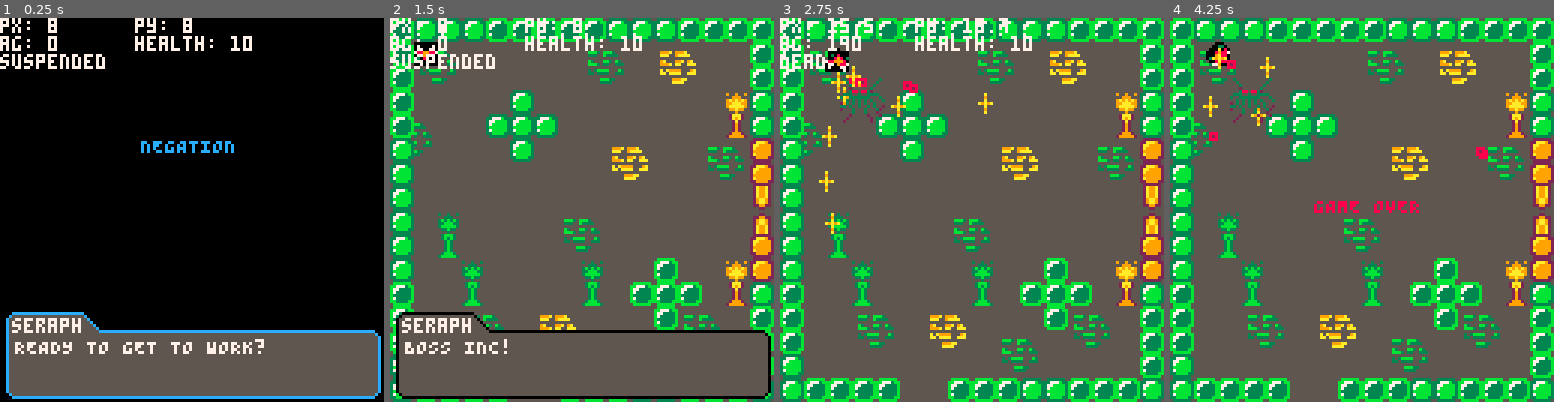
Above: before the commit, frames 1-4 (left to right).
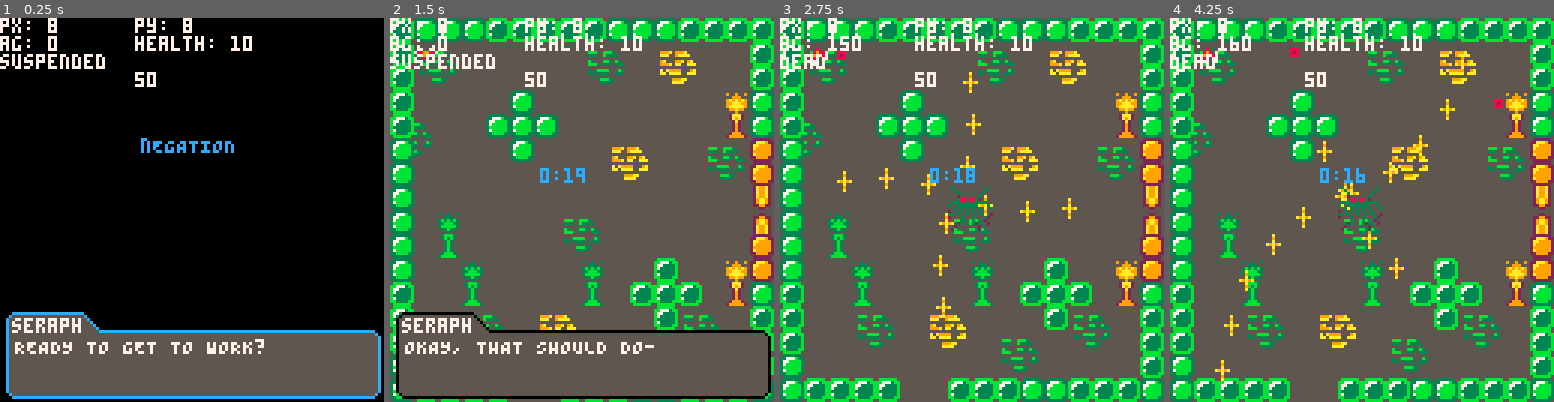
Above: after the commit, the same moments.

Repository: kbrewington/Negation
Game: PICO-8 cartridge negation.p8
The game is run twice, just before and just after one commit, with the same random seed, the same clock (stepped at 60 frames per second) and the same inputs.
Inputs:
- Up to frame 1 (0.25 s): no input
- Up to frame 2 (1.5 s): tap X (X key) at 0.33, 1.07 s; tap O (Z key) at 0.7 s
- Up to frame 3 (2.75 s): hold Right 1.6-2.1 s; tap O (Z key) at 1.7, 2.1, 2.5 s; tap X (X key) at 1.85 s; hold Up 2.15-2.42 s; hold Right from 2.47 s (still down)
- Up to frame 4 (4.25 s): tap O (Z key) every 0.4 s from 2.9 to 4.1 s; tap X (X key) at 2.97, 4.08 s; release Right at 3.03 s; hold Left 3.08-3.58 s; hold Down 3.63-3.97 s; hold Right from 4.02 s (still down)

The runs differ from the first frame. In frame 1, 0.2% of the frame differs, in the area x 35-41%, y 14-33%; in frame 2, 1.3%; in frame 3, 3.4%; in frame 4, 4.6%, in the area x 0-87%, y 0-95%.

Commit message:
Added Boss Health
Added a health system to the boss and player is now able ot kill the boss.

Diff:
--- a/negation.p8
+++ b/negation.p8
@@ -16,9 +16,13 @@
 player.current_dash_speed = 0
 player.dash_speed = 15
 player.dash_threshold = {.05, .2}
+player.bullet_spread = 5
 player.health = 10
-player.immune_time = .5
+player.immune_time = 2
 player.last_hit = 0
+player.b_count = 0
+Boss_health=50
+
 
 wall_fwd = false
 wall_bck = false
@@ -36,7 +40,6 @@
 map_.sx = 0
 map_.sy = 0
 
-titlescreen = true
 wait = {}
 wait.controls = false
 wait.dialog_finish = false
@@ -60,7 +63,8 @@
                   [c.up_arrow] = false,
                   [c.down_arrow] = false}
 
-basic_enemies = {}
+enemy_table  = {}
+enemy_spawned = {}
 player_bullets = {}
 enemy_bullets = {}
 
@@ -94,28 +98,39 @@
 --[[
   enemy object
 ]]
-function enemy(spawn_x, spawn_y)
+function enemy(spawn_x, spawn_y, type, time)
   local e = {}
-  e.sprite = 132
-  e.angle = 360
+  e.x = spawn_x
+  e.y = spawn_y
   e.speed = .35
-  e.x = (spawn_x or 20)
-  e.y = (spawn_y or 20)
-  e.hitbox = {['x'] = e.x,
-              ['y'] = e.y,
-              ['dx'] = e.x + 7,
-              ['dy'] = e.y + 7}
-  e.update_hitbox = function(x, y)
-                      e.hitbox.x = x
-                      e.hitbox.y = y
-                      e.hitbox.dx = x + 7
-                      e.hitbox.dy = y + 7
-                    end
+  e.time = time
+
+  if type == "basic" then
+    e.sprite = 132
+    e.angle = 360
+    e.speed = .35
+  end
+
   e.move = function()
-              path = minimum_neighbor(node(e.x, e.y), node(player.x, player.y))
-              e.x = path.x
-              e.y = path.y
-              e.update_hitbox(e.x, e.y)
+              -- local next = a_star(e)
+              -- if next ~= nil then
+              --   local new_x = next[1]*8
+              --   local new_y = next[2]*8
+              --   local xsign = 1
+              --   local ysign = 1
+              --   if new_x > e.x then
+              --     xsign = -1
+              --   end
+              --   if new_y > e.y then
+              --     ysign = -1
+              --   end
+              --   e.x = e.x - (xsign*e.speed)
+              --   e.y = e.y - (ysign*e.speed)
+              -- else
+                path = minimum_neighbor(node(e.x, e.y), node(player.x, player.y))
+                e.x = path.x
+                e.y = path.y
+              -- end
            end
 
   return e
@@ -152,9 +167,11 @@
   b.sprite = sprite
   b.bullet_speed = 2
   b.bullet_spread = 7
+  b.immune_time=1
+  b.last_hit=0
   b.pattern = {90, 180, 270, 360}
   b.update = function()
-                 b.angle = (b.angle + 1)%360
+                 b.angle = (b.angle+1)%360
                  for i=0,3 do
                    if b.angle%b.bullet_spread == 0 then
                      add(enemy_bullets, bullet(b.x, b.y, (b.angle + (90*i)), 130, false))
@@ -177,6 +194,7 @@
 
   print(costatus(game), 0, 12, 7)
   print("", 45, 12, 7)
+  print(Boss_health)
 
 end
 
@@ -210,6 +228,11 @@
 
 function bullet_collision(sp, b)
   return (b.x > sp.x+4 or b.x+4 < sp.x or b.y > sp.y+4 or b.y+4<sp.y) == false
+end
+
+function boss_collision(sp, b)
+
+  return (b.x > sp.x+16 or b.x+16 < sp.x or b.y > sp.y+16 or b.y+16<sp.y) == false
 end
 
 -- http://lua-users.org/wiki/simpleround
@@ -236,7 +259,11 @@
    xx=flr(dx*ca-dy*sa+x0)
    yy=flr(dx*sa+dy*ca+y0)
    if (xx>=0 and xx<sw and yy>=0 and yy<=sh) then
-    pset(x+ix,y+iy,sget(sx+xx,sy+yy))
+    if sget(sx+xx, sy+yy) == 0 then
+      pset(x+ix, y+iy, pget(x+ix, y+iy))
+    else
+      pset(x+ix,y+iy, sget(sx+xx,sy+yy))
+    end
    end
   end
  end
@@ -279,96 +306,86 @@
   player.last_time[n] = time()
 end
 
---[[
-    get min
-]]
-function get_min(list)
-  local min = inf
-  min_idx = 0
-  for v, k in pairs(list) do
-    if k < min then
-      min = k
-      min_idx = v
-    end
-  end
-  return min_idx
-end
-
-function match(item, indict)
-  for i,v in pairs(indict) do
-    if i == item then
-      return i
-    end
-  end
-end
-
-function not_empty(dict)
-  for k,v in pairs(dict) do
-    return true
-  end
-  return false
-end
---]]
-
---[[
-    basic enemy ai pathfinding
-    -- todo break ties in a lifo manner
-]]
-function astar(start, goal)
-  speed = enemy().speed
-  map = {}
-  closedset = {}
-  openset = {}
-  camefrom = {}
-  gscore = {}
-  fscore = {}
-  map.x = 128
-  map.y = 120
-  openset[start] = true
-  gscore[start] = 0
-  fscore[start] = start.distance(goal)
-  while not_empty(openset) do
-    current = match(get_min(fscore), openset) -- or get_first(openset)
-    if current.equals(goal) then
-      return get_path(camefrom, current)
-    end
-    del(openset, current)
-    -- add(closedset, current)
-    closedset[current] = true
-    -- check all adjacent nodes
-    for i=-1,1 do
-      for j=-1,1 do
-        nx = current.x+(i*speed)
-        ny = current.y+(j*speed)
-        if 0 < nx and nx < map.x and 0 < ny and ny < map.y then
-          neighbor = node(nx, ny)
-          -- check if neighbor is in closed set
-          if not closedset[neighbor] then
-            -- check if neighbor is not in open set (add to open set if not)
-            if not openset[neighbor] then
-              openset[neighbor] = true
-            end
-            -- distance from start to neighbor
-            tentative_gscore = gscore[current] + current.distance(neighbor)
-            if tentative_gscore < (gscore[neighbor] or inf) then
-              camefrom[neighbor] = current
-              gscore[neighbor] = tentative_gscore
-              fscore[neighbor] = gscore[neighbor] + neighbor.distance(goal)
-            end
-          end
-        end
-      end -- end j for
-    end --end i for
-  end -- end while
-  return {node(40, 61)}
-end -- end func
+function get_neighbors(x,y)
+	local dirs = {{1,0}, {0,1}, {1,1}, {-1,0}, {0,-1}, {-1,-1}, {-1,1}, {1,-1}}
+	local neighs = {}
+	for d in all(dirs) do
+		local neighbor = {x+d[1], y+d[2]}
+		if check(neighbor[1], neighbor[2]) then
+			add(neighs, neighbor)
+		end
+	end
+
+	return neighs
+end
+
+function a_star(e, debug)
+	local path={}
+	local start={flr(e.x/8), flr(e.y/8)}
+	local flood={start}
+
+	local camefrom={}
+	camefrom[idx(start)] = nil
+
+	while #flood > 0 do
+		local current = flood[1]
+
+		if (current[1] == flr(player.x/8) and current[2] == flr(player.y/8)) then
+      break
+    end
+
+		local neighbors = get_neighbors(current[1], current[2])
+
+		if #neighbors > 0 then
+			for n in all(neighbors) do
+				if camefrom[idx(n)] == nil and not contains(camefrom, n) then
+					add(flood,n)
+					camefrom[idx(n)] = current
+
+					if debug then
+						rectfill(n[1]*8, n[2]*8, (n[1]*8)+7, (n[2]*8)+7)
+						flip()
+					end
+
+				end
+			end
+		end
+
+		del(flood,current)
+	end
+
+	local current = {flr(player.x/8), flr(player.y/8)}
+	while camefrom[idx(current)] ~= nil do
+    add(path,current)
+		current = camefrom[idx(current)]
+	end
+  return path[#path-1]
+end
+
+function contains(t,v)
+	for k,val in pairs(t) do
+		if (val[1] == v[1] and val[2] == v[2]) return true
+	end
+	return false
+end
+
+function idx(t)
+	return t[1].."_"..t[2]
+end
+
+function check(x,y)
+	if x <= 15 and x > 0 and y <= 15 and y > 0 then
+		local val = mget(x,y)
+    return (not fget(val, 0))
+  end
+end
 
 function minimum_neighbor(start, goal)
   local map = {}
   map.x = 128
   map.y = 120
   local minimum_dist = inf
-  local min_node = nil
+  local min_node = start
     for i=-1,1 do
       for j=-1,1 do
         local nx = start.x+(i*enemy().speed)
@@ -386,36 +403,6 @@
     return min_node
 end
 
-function is_in(table, key)
-  for k, v in pairs(table) do
-    if key == k then return true end
-  end
-  return false
-end
-
---[[
-    reconstruct path
-]]
-function get_path(camefrom, current)
-  total_path = {}
-  add(total_path, current)
-  while is_in(camefrom, current) do
-    current = camefrom[current]
-    add(total_path, current)
-  end
-  return total_path
-end
-
---[[
-    get first item from a table of key, pairs
-    todo: find a better way to do this
-]]
-function get_first(table)
- for k, v in all(table) do
-   return k
- end
-end
-
 --[[
   shoot: create bullet objects and add them to the 'bullets' table
 ]]
@@ -436,10 +423,49 @@
   end
 end
 
+function spawnenemies()
+  for enemy in all(enemy_table) do
+    if time() - wait.start_time >= enemy.time then
+      add(enemy_spawned, enemy)
+      del(enemy_table, enemy)
+    end
+  end
+
+  if #enemy_table == 0 then
+    spawn_enmies = false
+    if not wait.timer then detect_killed_enemies = true end
+  end
+end
+
+function detect_kill_enemies()
+  if #enemy_spawned == 0 then
+    detect_killed_enemies = false
+    coresume(game)
+  end
+end
+
 function kill_all_enemies()
-  for e in all(basic_enemies) do
-    del(basic_enemies, e)
-    e = nil
+  for e in all(enemy_table) do
+    del(enemy_table, e)
+  end
+
+  for e in all(enemy_spawned) do
+    del(enemy_spawned, e)
+  end
+end
+
+function drawcountdown()
+  local countdown = flr((wait.start_time + wait.end_time) - time())
+  local hours = flr(countdown/3600);
+  local mins = flr(countdown/60 - (hours * 60));
+  local secs = flr(countdown - hours * 3600 - mins * 60);
+  if secs < 10 then secs = "0" .. secs end
+
+  print(mins .. ":" .. secs, 50, 50, 12)
+
+  if countdown == 0 then
+    wait.timer = false
+    coresume(game)
   end
 end
 
@@ -448,16 +474,15 @@
 ]]
 function dialog_seraph(dialog)
   wait.dialog_finish = true
-  local dialog = dialog or {}
+
   local bck_color = dialog.bck_color or 5
   local brd_color = dialog.brd_color or 0
   local fnt_color = dialog.fnt_color or 7
-
-  local d = dialog.text or "I WAS GOING TO SAY SOMETHING..BUT I FORGOT."
-
-  if titlescreen then
+  local d = dialog.text
+
+  if not titlescreen then
     rectfill(0, 0, 127, 127, 0)
-    print("NEGATION", 47, 40, 12)
+    print("nEGATION", 47, 40, 12)
   end
 
   rectfill(3, 99, 27, 105, bck_color) -- name rect
@@ -507,11 +532,10 @@
   wait.controls = true
   yield()
 
-  titlescreen = false
-
-  -- TODO: delete this and make animation of being teleported in
+  titlescreen = true
+
   seraph = {}
-  seraph.text = "YOU SURE?"
+  seraph.text = "ALRIGHT, I SEE A DOOR. GIVE MEA MINUTE AND I'LL TRY AND OPENIT"
   drawdialog = true
   wait.controls = true
   yield()
@@ -520,22 +544,38 @@
   drawdialog = false
 
   -- probably function to start/control enemy spawning instead of just adding them here
-  add(basic_enemies, enemy(40, 60))
-  add(basic_enemies, enemy(100, 100))
-  add(basic_enemies, enemy(48,60))
+  add(enemy_table, enemy(100, 100, "basic", 4))
+  add(enemy_table, enemy(50, 50, "basic", 4))
+
+  add(enemy_table, enemy(100, 100, "basic", 5))
+  add(enemy_table, enemy(50, 50, "basic", 5))
+
+  add(enemy_table, enemy(100, 100, "basic", 6))
+  add(enemy_table, enemy(50, 50, "basic", 6))
+
+  spawn_enmies = true
+  wait.start_time = time()
+  wait.timer = true
+  wait.end_time = 20
   yield()
 
   kill_all_enemies()
   seraph = {}
-  seraph.text = "BOSS INC!"
+  seraph.text = "OKAY, THAT SHOULD DO-"
   drawdialog = true
   wait.controls = true
   yield()
 
+  seraph = {}
+  seraph.text = "OKAY, THAT SHOULD DO- WAIT    WHAT'S THAT?"
+  drawdialog = true
+  wait.controls = true
+  yield()
+
   wait.controls = false
   drawdialog = false
 
-  boss1 = boss(20, 20, 128)
+  boss1 = boss(56, 56, 128)
   drawboss = true
 end
 
@@ -544,9 +584,7 @@
 ---------------------------------- constructor ---------------------------------
 --------------------------------------------------------------------------------
 function _init()
-  --boss1 = boss(20, 20, 128)
-  --add(basic_enemies, enemy(40, 60))
-  --add(basic_enemies,exploder(50,70))
+  player.last_hit = time() - player.immune_time
 
   game = cocreate(gameflow)
   coresume(game)
@@ -616,7 +654,10 @@
     if wait.controls and not wait.dialog_finish and btnp(c.z_button) then
       coresume(game)
     elseif not wait.controls then
-      shoot(player.x, player.y, player.angle, 133, true)
+      player.b_count = player.b_count + 1
+      if player.b_count%player.bullet_spread == 0 then
+        shoot(player.x, player.y, player.angle, 133, true)
+      end
     end
   end --end z button
 
@@ -656,27 +697,32 @@
 
   map(0, 0, map_.sx, map_.sy, 128, 128)
 
-  spr_r(player.sprite, player.x, player.y, player.angle, 1, 1)
-
-  for e in all(basic_enemies) do
+  if (time() - player.last_hit) < player.immune_time and (time()%.5==0) then
+      --
+  else
+    spr_r(player.sprite, player.x, player.y, player.angle, 1, 1)
+    if time() - player.last_hit <= 0 then player.last_hit = time() - player.immune_time end
+  end
+
+  for e in all(enemy_spawned) do
     -- this should never happen, but just in case:
-    delete_offscreen(basic_enemies, e)
+    delete_offscreen(enemy_spawned, e)
 
     -- check if this sprite has been shot
     for b in all(player_bullets) do
       if bullet_collision(e, b) then
-        del(basic_enemies, e)
+        del(enemy_spawned, e)
         e = nil
         break
       end
     end
 
+
     if e ~= nil then
-      if --[[((time() - player.last_hit) > player.immune_time) and]] enemy_collision(e) then
+      if ((time() - player.last_hit) > player.immune_time) and enemy_collision(e) then
         player.health = player.health - 1
         player.last_hit = time()
         -- TODO: trigger animation here
-        --pset(player.x+3, player.y+3, 0)
       end
       spr(e.sprite, e.x, e.y)
       e.move()
@@ -703,13 +749,14 @@
     -- first delete offscreen bullets:
     delete_offscreen(enemy_bullets, b)
 
-    if bullet_collision(player, b) then
+    if ((time() - player.last_hit) > player.immune_time) and bullet_collision(player, b) then
       player.health = player.health - 1
+      player.last_hit = time()
       -- TODO: trigger animation here
     end
 
     if bump(b.x, b.y) then
-      del(player_bullets, b)
+      del(enemy_bullets, b)
       b = nil
     end
 
@@ -722,12 +769,29 @@
   if drawboss then
     spr(boss1.sprite, boss1.x, boss1.y, 2, 2)
     boss1.update()
-  end
+    for b in all(player_bullets) do
+      if(((time()-boss1.last_hit)>boss1.immune_time) and (boss_collision(boss1,b)))then
+        Boss_health=Boss_health-5
+        boss1.last_hit=time()
+        if(Boss_health<=0)then
+          del(boss1)
+          drawboss=false
+        end
+      break
+    end
+  end
+end
+
+
 
   if player.health<=0 then
     print("GAME OVER", 48, 60, 8)
     stop()
   end
+
+  if spawn_enmies then spawnenemies() end
+  if detect_killed_enemies then detect_kill_enemies() end
+  if wait.timer then drawcountdown() end
 
   if drawdialog then dialog_seraph(seraph) end
 
